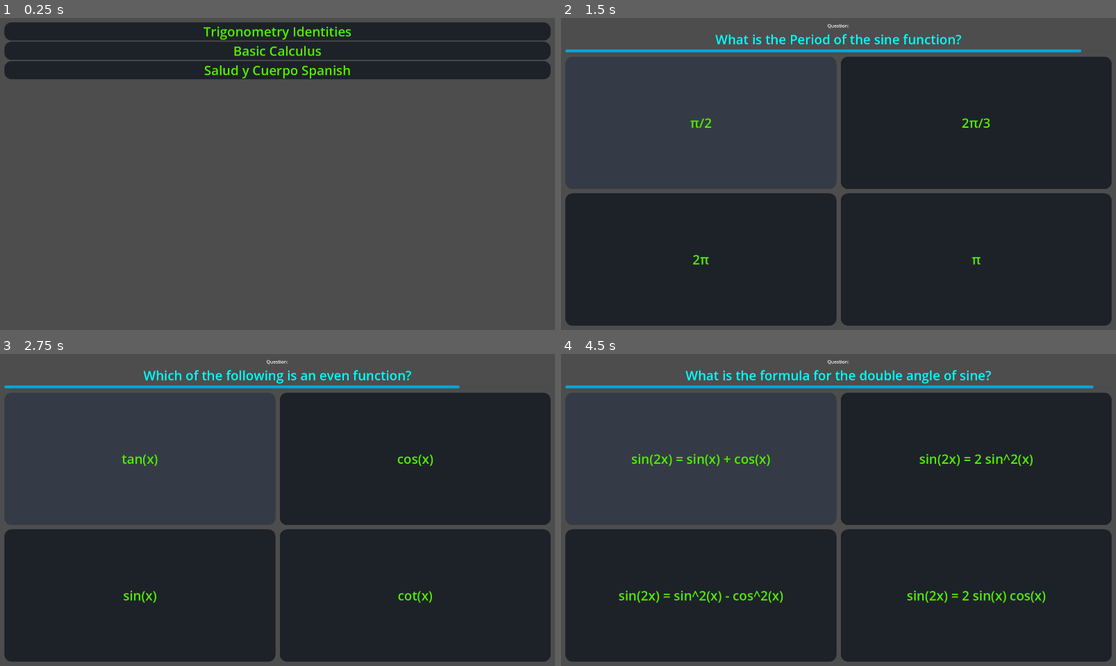
Above: before the commit, frames 1-4 (two rows, left to right).
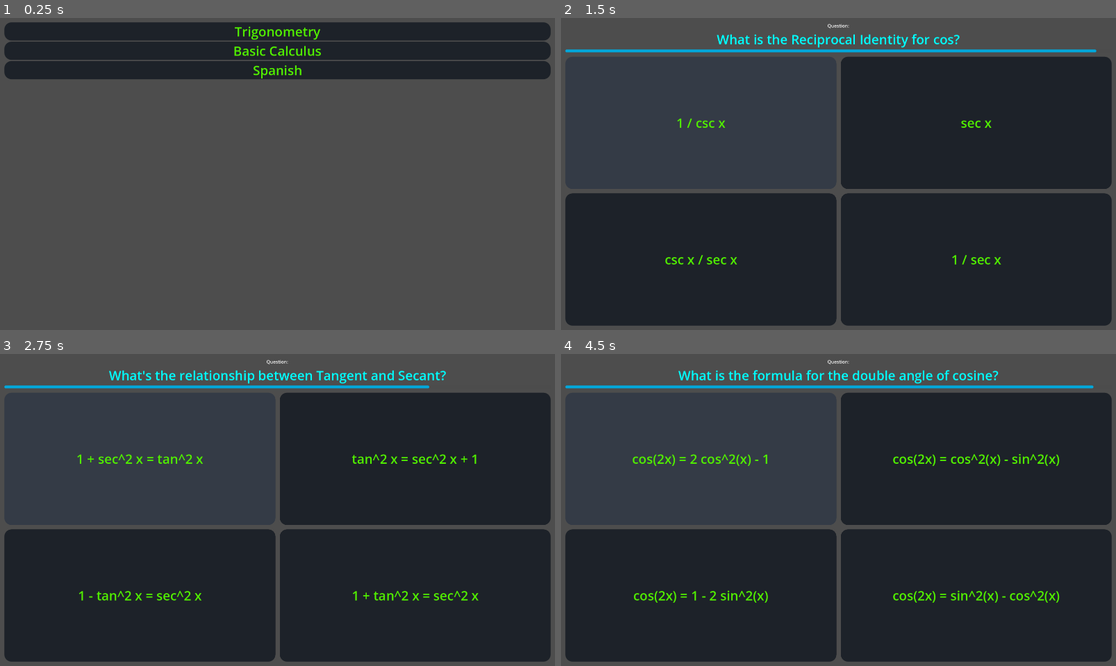
Above: after the commit, the same moments.

Repository: fieryknight2/Memory
Game: Godot game, scene res://game_select.tscn
The game is run twice, just before and just after one commit, with the same random seed, the same clock (stepped at 60 frames per second) and the same inputs.
Inputs (mouse positions are in pixels of both pictures, inside the frame that each line leads up to):
- Up to frame 1 (0.25 s): no input
- Up to frame 2 (1.5 s): click (838, 30) at 0.5 s, where only the run before the commit has a clickable "Trigonometry Identities"; click "tan(x + y) = tan(x) - tan(y)" (after the commit: "A^2 + B = C^2") at 1.25 s
- Up to frame 3 (2.75 s): click "π/2" (after the commit: "1 / csc x") at 2 s
- Up to frame 4 (4.5 s): click "tan(x)" (after the commit: "1 + sec^2 x = tan^2 x") at 2.75 s; click "cot(x - y) = (cot(x) cot(y) +…" (after the commit: "cos x = cos -x") at 3.5 s; click "cos x = cos -x" (after the commit: "sin(2x) = sin(x) + cos(x)") at 4.25 s

The runs differ from the first frame. In frame 1, 0.9% of the frame differs, in the area x 36-64%, y 2-20%; in frame 2, 1.3%; in frame 3, 2.3%; in frame 4, 2.9%, in the area x 10-90%, y 5-80%.

Commit message:
Revert "improved accessibility, and changed how quizzes are loaded"
This reverts commit 8be50ad706a6a279cc3a29cfdf1398c97520b8db.

Diff:
--- a/eval.gd
+++ b/eval.gd
@@ -61,11 +61,10 @@
 
 
 func update_answers_size():
-	var max_size = get_viewport_rect().size.x * 0.7
-	%OptionA.find_child("Answers").custom_minimum_size = Vector2(clamp((%OptionA.find_child("Answers").max_value / Global.questions.size()) * max_size, 0, max_size), 30)
-	%OptionB.find_child("Answers").custom_minimum_size = Vector2(clamp((%OptionB.find_child("Answers").max_value / Global.questions.size()) * max_size, 0, max_size), 30)
-	%OptionC.find_child("Answers").custom_minimum_size = Vector2(clamp((%OptionC.find_child("Answers").max_value / Global.questions.size()) * max_size, 0, max_size), 30)
-	%OptionD.find_child("Answers").custom_minimum_size = Vector2(clamp((%OptionD.find_child("Answers").max_value / Global.questions.size()) * max_size, 0, max_size), 30)
+	%OptionA.find_child("Answers").custom_minimum_size = Vector2(clamp((%OptionA.find_child("Answers").max_value / Global.questions.size()) * 200, 0, 200), 30)
+	%OptionB.find_child("Answers").custom_minimum_size = Vector2(clamp((%OptionB.find_child("Answers").max_value / Global.questions.size()) * 200, 0, 200), 30)
+	%OptionC.find_child("Answers").custom_minimum_size = Vector2(clamp((%OptionC.find_child("Answers").max_value / Global.questions.size()) * 200, 0, 200), 30)
+	%OptionD.find_child("Answers").custom_minimum_size = Vector2(clamp((%OptionD.find_child("Answers").max_value / Global.questions.size()) * 200, 0, 200), 30)
 
 func _on_distribution_resized() -> void:
 	update_answers_size()
--- a/eval.tscn
+++ b/eval.tscn
@@ -21,6 +21,18 @@
 bg_color = Color(0, 1, 0, 1)
 corner_radius_top_right = 10
 corner_radius_bottom_right = 10
+
+[sub_resource type="Gradient" id="Gradient_2wppw"]
+offsets = PackedFloat32Array(0, 0.0640569, 1)
+colors = PackedColorArray(0.298039, 0.298039, 0.298039, 1, 0.376471, 0.376471, 0.376471, 0, 1, 1, 1, 0)
+
+[sub_resource type="GradientTexture2D" id="GradientTexture2D_vb37x"]
+gradient = SubResource("Gradient_2wppw")
+width = 128
+height = 128
+fill_from = Vector2(0.555556, 1)
+fill_to = Vector2(0.564103, 0)
+repeat = 2
 
 [node name="Eval" type="Control"]
 layout_mode = 3
@@ -170,18 +182,28 @@
 theme_override_colors/font_color = Color(0, 1, 1, 1)
 text = "D - 0%"
 
-[node name="Questions" type="ScrollContainer" parent="MarginContainer/Everything"]
+[node name="Fade" type="TextureRect" parent="MarginContainer/Everything"]
+layout_mode = 2
+size_flags_vertical = 3
+texture = SubResource("GradientTexture2D_vb37x")
+
+[node name="Questions" type="ScrollContainer" parent="MarginContainer/Everything/Fade"]
 show_behind_parent = true
-layout_mode = 2
-size_flags_vertical = 3
-
-[node name="MarginContainer" type="MarginContainer" parent="MarginContainer/Everything/Questions"]
+layout_mode = 1
+anchors_preset = 15
+anchor_right = 1.0
+anchor_bottom = 1.0
+grow_horizontal = 2
+grow_vertical = 2
+size_flags_vertical = 3
+
+[node name="MarginContainer" type="MarginContainer" parent="MarginContainer/Everything/Fade/Questions"]
 layout_mode = 2
 size_flags_horizontal = 3
 size_flags_vertical = 3
 theme_override_constants/margin_right = 5
 
-[node name="Questions" type="VBoxContainer" parent="MarginContainer/Everything/Questions/MarginContainer"]
+[node name="Questions" type="VBoxContainer" parent="MarginContainer/Everything/Fade/Questions/MarginContainer"]
 unique_name_in_owner = true
 layout_mode = 2
 size_flags_horizontal = 3
--- a/game_select.gd
+++ b/game_select.gd
@@ -1,34 +1,15 @@
 extends Control
-
-@export var quiz_button: PackedScene
 
 var trig_questions = {}
 var basic_calculus = {}
 var spanish = {}
 
 func _ready():
-	get_window().min_size.x = 900
-	get_window().min_size.y = 400
-	var dir = DirAccess.open("res://quizzes")
-	if dir:
-		dir.list_dir_begin()
-		var file_name = dir.get_next()
-		while file_name != "":
-			if file_name.ends_with("json"):
-				print("Found quiz: " + file_name)
-				var button = quiz_button.instantiate()
-				var data = scramble_data(load_data("res://quizzes/" + file_name))
-				button.text = file_name.trim_suffix(".json")
-				button.connect("pressed", func(): button_clicked(data))
-				%Quizzes.add_child(button)
-			file_name = dir.get_next()
-	else:
-		print("An error occurred when trying to access the path.")
+	trig_questions = scramble_data(load_data("res://quizzes/trigonometry.json"))
+	basic_calculus = scramble_data(load_data("res://quizzes/basic_calculus.json"))
+	spanish = scramble_data(load_data("res://quizzes/spanish.json"))
 
 
-func button_clicked(data):
-	Global.questions = data
-	get_tree().change_scene_to_file("res://main.tscn")
 
 func scramble_data(data):
 	var random = RandomNumberGenerator.new()
@@ -49,7 +30,6 @@
 			data[q]["answer"] = 2
 		elif ans == data[q][3]:
 			data[q]["answer"] = 3
-	data.shuffle()
 	return data
 
 
@@ -61,3 +41,18 @@
 		info[i][2] = info[i]["2"]
 		info[i][3] = info[i]["3"]
 	return info
+
+
+func _on_trigonometry_pressed() -> void:
+	Global.questions = trig_questions
+	get_tree().change_scene_to_file("res://main.tscn")
+
+
+func _on_spanish_pressed() -> void:
+	Global.questions = spanish
+	get_tree().change_scene_to_file("res://main.tscn")
+
+
+func _on_basic_calculus_pressed() -> void:
+	Global.questions = basic_calculus
+	get_tree().change_scene_to_file("res://main.tscn")
--- a/game_select.tscn
+++ b/game_select.tscn
@@ -1,7 +1,32 @@
-[gd_scene load_steps=3 format=3 uid="uid://dod3idjhop4e7"]
+[gd_scene load_steps=7 format=3 uid="uid://dod3idjhop4e7"]
 
 [ext_resource type="Script" path="res://game_select.gd" id="1_dkdl6"]
-[ext_resource type="PackedScene" uid="uid://btcceqdi6prdq" path="res://quiz_button.tscn" id="2_4bogo"]
+
+[sub_resource type="SystemFont" id="SystemFont_xwulf"]
+font_weight = 700
+
+[sub_resource type="StyleBoxEmpty" id="StyleBoxEmpty_0yt5t"]
+
+[sub_resource type="StyleBoxFlat" id="StyleBoxFlat_d0og1"]
+bg_color = Color(0.203606, 0.233077, 0.274338, 1)
+corner_radius_top_left = 25
+corner_radius_top_right = 25
+corner_radius_bottom_right = 25
+corner_radius_bottom_left = 25
+
+[sub_resource type="StyleBoxFlat" id="StyleBoxFlat_iglqd"]
+bg_color = Color(0.0231475, 0.0302092, 0.0419434, 1)
+corner_radius_top_left = 25
+corner_radius_top_right = 25
+corner_radius_bottom_right = 25
+corner_radius_bottom_left = 25
+
+[sub_resource type="StyleBoxFlat" id="StyleBoxFlat_noiky"]
+bg_color = Color(0.113725, 0.133333, 0.160784, 1)
+corner_radius_top_left = 25
+corner_radius_top_right = 25
+corner_radius_bottom_right = 25
+corner_radius_bottom_left = 25
 
 [node name="GameSelect" type="Control"]
 layout_mode = 3
@@ -11,7 +36,6 @@
 grow_horizontal = 2
 grow_vertical = 2
 script = ExtResource("1_dkdl6")
-quiz_button = ExtResource("2_4bogo")
 
 [node name="ScrollContainer" type="ScrollContainer" parent="."]
 layout_mode = 1
@@ -31,5 +55,80 @@
 theme_override_constants/margin_bottom = 15
 
 [node name="Quizzes" type="VBoxContainer" parent="ScrollContainer/MarginContainer"]
-unique_name_in_owner = true
 layout_mode = 2
+
+[node name="Trigonometry" type="Button" parent="ScrollContainer/MarginContainer/Quizzes"]
+layout_mode = 2
+size_flags_horizontal = 3
+theme_override_colors/font_disabled_color = Color(0.317647, 0.937255, 0, 1)
+theme_override_colors/font_hover_pressed_color = Color(0.317647, 0.937255, 0, 1)
+theme_override_colors/font_hover_color = Color(0.317647, 0.937255, 0, 1)
+theme_override_colors/font_pressed_color = Color(0.317647, 0.937255, 0, 1)
+theme_override_colors/font_focus_color = Color(0.317647, 0.937255, 0, 1)
+theme_override_colors/font_color = Color(0.318139, 0.937505, 0, 1)
+theme_override_colors/font_outline_color = Color(0.317647, 0.937255, 0, 1)
+theme_override_colors/icon_normal_color = Color(0.317647, 0.937255, 0, 1)
+theme_override_colors/icon_focus_color = Color(0.317647, 0.937255, 0, 1)
+theme_override_colors/icon_pressed_color = Color(0.317647, 0.937255, 0, 1)
+theme_override_colors/icon_hover_color = Color(0.317647, 0.937255, 0, 1)
+theme_override_colors/icon_hover_pressed_color = Color(0.317647, 0.937255, 0, 1)
+theme_override_colors/icon_disabled_color = Color(0.317647, 0.937255, 0, 1)
+theme_override_fonts/font = SubResource("SystemFont_xwulf")
+theme_override_font_sizes/font_size = 45
+theme_override_styles/focus = SubResource("StyleBoxEmpty_0yt5t")
+theme_override_styles/hover = SubResource("StyleBoxFlat_d0og1")
+theme_override_styles/pressed = SubResource("StyleBoxFlat_iglqd")
+theme_override_styles/normal = SubResource("StyleBoxFlat_noiky")
+text = "Trigonometry"
+
+[node name="Basic Calculus" type="Button" parent="ScrollContainer/MarginContainer/Quizzes"]
+layout_mode = 2
+size_flags_horizontal = 3
+theme_override_colors/font_disabled_color = Color(0.317647, 0.937255, 0, 1)
+theme_override_colors/font_hover_pressed_color = Color(0.317647, 0.937255, 0, 1)
+theme_override_colors/font_hover_color = Color(0.317647, 0.937255, 0, 1)
+theme_override_colors/font_pressed_color = Color(0.317647, 0.937255, 0, 1)
+theme_override_colors/font_focus_color = Color(0.317647, 0.937255, 0, 1)
+theme_override_colors/font_color = Color(0.318139, 0.937505, 0, 1)
+theme_override_colors/font_outline_color = Color(0.317647, 0.937255, 0, 1)
+theme_override_colors/icon_normal_color = Color(0.317647, 0.937255, 0, 1)
+theme_override_colors/icon_focus_color = Color(0.317647, 0.937255, 0, 1)
+theme_override_colors/icon_pressed_color = Color(0.317647, 0.937255, 0, 1)
+theme_override_colors/icon_hover_color = Color(0.317647, 0.937255, 0, 1)
+theme_override_colors/icon_hover_pressed_color = Color(0.317647, 0.937255, 0, 1)
+theme_override_colors/icon_disabled_color = Color(0.317647, 0.937255, 0, 1)
+theme_override_fonts/font = SubResource("SystemFont_xwulf")
+theme_override_font_sizes/font_size = 45
+theme_override_styles/focus = SubResource("StyleBoxEmpty_0yt5t")
+theme_override_styles/hover = SubResource("StyleBoxFlat_d0og1")
+theme_override_styles/pressed = SubResource("StyleBoxFlat_iglqd")
+theme_override_styles/normal = SubResource("StyleBoxFlat_noiky")
+text = "Basic Calculus"
+
+[node name="Spanish" type="Button" parent="ScrollContainer/MarginContainer/Quizzes"]
+layout_mode = 2
+size_flags_horizontal = 3
+theme_override_colors/font_disabled_color = Color(0.317647, 0.937255, 0, 1)
+theme_override_colors/font_hover_pressed_color = Color(0.317647, 0.937255, 0, 1)
+theme_override_colors/font_hover_color = Color(0.317647, 0.937255, 0, 1)
+theme_override_colors/font_pressed_color = Color(0.317647, 0.937255, 0, 1)
+theme_override_colors/font_focus_color = Color(0.317647, 0.937255, 0, 1)
+theme_override_colors/font_color = Color(0.318139, 0.937505, 0, 1)
+theme_override_colors/font_outline_color = Color(0.317647, 0.937255, 0, 1)
+theme_override_colors/icon_normal_color = Color(0.317647, 0.937255, 0, 1)
+theme_override_colors/icon_focus_color = Color(0.317647, 0.937255, 0, 1)
+theme_override_colors/icon_pressed_color = Color(0.317647, 0.937255, 0, 1)
+theme_override_colors/icon_hover_color = Color(0.317647, 0.937255, 0, 1)
+theme_override_colors/icon_hover_pressed_color = Color(0.317647, 0.937255, 0, 1)
+theme_override_colors/icon_disabled_color = Color(0.317647, 0.937255, 0, 1)
+theme_override_fonts/font = SubResource("SystemFont_xwulf")
+theme_override_font_sizes/font_size = 45
+theme_override_styles/focus = SubResource("StyleBoxEmpty_0yt5t")
+theme_override_styles/hover = SubResource("StyleBoxFlat_d0og1")
+theme_override_styles/pressed = SubResource("StyleBoxFlat_iglqd")
+theme_override_styles/normal = SubResource("StyleBoxFlat_noiky")
+text = "Spanish"
+
+[connection signal="pressed" from="ScrollContainer/MarginContainer/Quizzes/Trigonometry" to="." method="_on_trigonometry_pressed"]
+[connection signal="pressed" from="ScrollContainer/MarginContainer/Quizzes/Basic Calculus" to="." method="_on_basic_calculus_pressed"]
+[connection signal="pressed" from="ScrollContainer/MarginContainer/Quizzes/Spanish" to="." method="_on_spanish_pressed"]
--- a/project.godot
+++ b/project.godot
@@ -26,7 +26,7 @@
 
 [editor_plugins]
 
-enabled=PackedStringArray()
+enabled=PackedStringArray("res://addons/radial_progress/plugin.cfg")
 
 [rendering]
 
--- a/quiz_button.tscn
+++ /dev/null
@@ -1,52 +0,0 @@
-[gd_scene load_steps=6 format=3 uid="uid://btcceqdi6prdq"]
-
-[sub_resource type="SystemFont" id="SystemFont_xwulf"]
-font_weight = 700
-subpixel_positioning = 0
-
-[sub_resource type="StyleBoxEmpty" id="StyleBoxEmpty_0yt5t"]
-
-[sub_resource type="StyleBoxFlat" id="StyleBoxFlat_d0og1"]
-bg_color = Color(0.203606, 0.233077, 0.274338, 1)
-corner_radius_top_left = 25
-corner_radius_top_right = 25
-corner_radius_bottom_right = 25
-corner_radius_bottom_left = 25
-
-[sub_resource type="StyleBoxFlat" id="StyleBoxFlat_iglqd"]
-bg_color = Color(0.0231475, 0.0302092, 0.0419434, 1)
-corner_radius_top_left = 25
-corner_radius_top_right = 25
-corner_radius_bottom_right = 25
-corner_radius_bottom_left = 25
-
-[sub_resource type="StyleBoxFlat" id="StyleBoxFlat_noiky"]
-bg_color = Color(0.113725, 0.133333, 0.160784, 1)
-corner_radius_top_left = 25
-corner_radius_top_right = 25
-corner_radius_bottom_right = 25
-corner_radius_bottom_left = 25
-
-[node name="button" type="Button"]
-size_flags_horizontal = 3
-theme_override_colors/font_disabled_color = Color(0.317647, 0.937255, 0, 1)
-theme_override_colors/font_hover_pressed_color = Color(0.317647, 0.937255, 0, 1)
-theme_override_colors/font_hover_color = Color(0.317647, 0.937255, 0, 1)
-theme_override_colors/font_pressed_color = Color(0.317647, 0.937255, 0, 1)
-theme_override_colors/font_focus_color = Color(0.317647, 0.937255, 0, 1)
-theme_override_colors/font_color = Color(0.318139, 0.937505, 0, 1)
-theme_override_colors/font_outline_color = Color(0.317647, 0.937255, 0, 1)
-theme_override_colors/icon_normal_color = Color(0.317647, 0.937255, 0, 1)
-theme_override_colors/icon_focus_color = Color(0.317647, 0.937255, 0, 1)
-theme_override_colors/icon_pressed_color = Color(0.317647, 0.937255, 0, 1)
-theme_override_colors/icon_hover_color = Color(0.317647, 0.937255, 0, 1)
-theme_override_colors/icon_hover_pressed_color = Color(0.317647, 0.937255, 0, 1)
-theme_override_colors/icon_disabled_color = Color(0.317647, 0.937255, 0, 1)
-theme_override_fonts/font = SubResource("SystemFont_xwulf")
-theme_override_font_sizes/font_size = 45
-theme_override_styles/focus = SubResource("StyleBoxEmpty_0yt5t")
-theme_override_styles/hover = SubResource("StyleBoxFlat_d0og1")
-theme_override_styles/pressed = SubResource("StyleBoxFlat_iglqd")
-theme_override_styles/normal = SubResource("StyleBoxFlat_noiky")
-text = "My Text
-"
--- a/quizzes/Salud y Cuerpo Spanish.json
+++ /dev/null
@@ -1,164 +0,0 @@
-[
-	{
-		"time": 6,
-		"question": "¿Cómo se dice 'the face' en español?",
-		"answer": 0,
-		"0": "La Cara",
-		"1": "La Boca",
-		"2": "La Mano",
-		"3": "El Brazo"
-	},
-	{
-		"time": 6,
-		"question": "¿Qué significa 'los ojos' en inglés?",
-		"answer": 1,
-		"0": "The Nose",
-		"1": "The Eyes",
-		"2": "The Ears",
-		"3": "The Face"
-	},
-	{
-		"time": 6,
-		"question": "¿Cómo se dice 'the ears' en español?",
-		"answer": 2,
-		"0": "La Boca",
-		"1": "La Cara",
-		"2": "Las Orejas",
-		"3": "La Nariz"
-	},
-	{
-		"time": 6,
-		"question": "¿Qué significa 'la nariz' en inglés?",
-		"answer": 3,
-		"0": "The Mouth",
-		"1": "The Face",
-		"2": "The Head",
-		"3": "The Nose"
-	},
-	{
-		"time": 6,
-		"question": "¿Cómo se dice 'the mouth' en español?",
-		"answer": 3,
-		"0": "La Mano",
-		"1": "El Hombro",
-		"2": "La Cabeza",
-		"3": "La Boca"
-	},
-	{
-		"time": 6,
-		"question": "¿Qué significa 'la cabeza' en inglés?",
-		"answer": 0,
-		"0": "The Head",
-		"1": "The Arm",
-		"2": "The Neck",
-		"3": "The Back"
-	},
-	{
-		"time": 6,
-		"question": "¿Cómo se dice 'the neck' en español?",
-		"answer": 1,
-		"0": "El Brazo",
-		"1": "El Cuello",
-		"2": "La Espalda",
-		"3": "La Cadera"
-	},
-	{
-		"time": 6,
-		"question": "¿Qué significa 'la espalda' en inglés?",
-		"answer": 2,
-		"0": "The Foot",
-		"1": "The Shoulder",
-		"2": "The Back",
-		"3": "The Wrist"
-	},
-	{
-		"time": 6,
-		"question": "¿Cómo se dice 'the arm' en español?",
-		"answer": 3,
-		"0": "El Pie",
-		"1": "La Mano",
-		"2": "La Pierna",
-		"3": "El Brazo"
-	},
-	{
-		"time": 6,
-		"question": "¿Qué significa 'la mano' en inglés?",
-		"answer": 1,
-		"0": "The Foot",
-		"1": "The Hand",
-		"2": "The Wrist",
-		"3": "The Knee"
-	},
-	{
-		"time": 6,
-		"question": "¿Cómo se dice 'the wrist' en español?",
-		"answer": 2,
-		"0": "La Pierna",
-		"1": "El Hombro",
-		"2": "La Muñeca",
-		"3": "El Brazo"
-	},
-	{
-		"time": 6,
-		"question": "¿Qué significa 'el hombro' en inglés?",
-		"answer": 3,
-		"0": "The Ankle",
-		"1": "The Knee",
-		"2": "The Hip",
-		"3": "The Shoulder"
-	},
-	{
-		"time": 6,
-		"question": "¿Cómo se dice 'the hip' en español?",
-		"answer": 1,
-		"0": "La Rodilla",
-		"1": "La Cadera",
-		"2": "El Tobillo",
-		"3": "El Pie"
-	},
-	{
-		"time": 6,
-		"question": "¿Qué significa 'la pierna' en inglés?",
-		"answer": 1,
-		"0": "The Hand",
-		"1": "The Leg",
-		"2": "The Arm",
-		"3": "The Head"
-	},
-	{
-		"time": 6,
-		"question": "¿Cómo se dice 'the knee' en español?",
-		"answer": 0,
-		"0": "La Rodilla",
-		"1": "El Tobillo",
-		"2": "La Cadera",
-		"3": "La Mano"
-	},
-	{
-		"time": 6,
-		"question": "¿Qué significa 'el tobillo' en inglés?",
-		"answer": 2,
-		"0": "The Wrist",
-		"1": "The Foot",
-		"2": "The Ankle",
-		"3": "The Leg"
-	},
-	{
-		"time": 6,
-		"question": "¿Cómo se dice 'the foot' en español?",
-		"answer": 1,
-		"0": "La Mano",
-		"1": "El Pie",
-		"2": "El Tobillo",
-		"3": "La Cadera"
-	},
-	{
-		"time": 6,
-		"question": "¿Qué significa 'los dedos' en inglés?",
-		"answer": 0,
-		"0": "The Fingers/Toes",
-		"1": "The Arms",
-		"2": "The Legs",
-		"3": "The Shoulders"
-	}
-]
--- /dev/null
+++ b/quizzes/spanish.json
@@ -0,0 +1,182 @@
+[
+	{
+		"time": 5,
+		"question": "¿Cómo se dice 'hello' en español?",
+		"answer": 0,
+		"0": "hola",
+		"1": "adiós",
+		"2": "por favor",
+		"3": "gracias"
+	},
+	{
+		"time": 5,
+		"question": "¿Cuál es la forma correcta del verbo 'tener' para 'yo' en presente?",
+		"answer": 1,
+		"0": "tengo",
+		"1": "tienes",
+		"2": "tiene",
+		"3": "tenemos"
+	},
+	{
+		"time": 5,
+		"question": "¿Cómo se dice 'thank you' en español?",
+		"answer": 3,
+		"0": "perdón",
+		"1": "hola",
+		"2": "adiós",
+		"3": "gracias"
+	},
+	{
+		"time": 5,
+		"question": "¿Qué significa 'libro' en inglés?",
+		"answer": 1,
+		"0": "pen",
+		"1": "book",
+		"2": "table",
+		"3": "chair"
+	},
+	{
+		"time": 5,
+		"question": "¿Cómo se dice 'goodbye' en español?",
+		"answer": 1,
+		"0": "hola",
+		"1": "adiós",
+		"2": "buenas noches",
+		"3": "por favor"
+	},
+	{
+		"time": 5,
+		"question": "¿Cuál es el pronombre para 'he' en español?",
+		"answer": 0,
+		"0": "él",
+		"1": "ella",
+		"2": "nosotros",
+		"3": "vosotros"
+	},
+	{
+		"time": 5,
+		"question": "¿Cómo se dice 'please' en español?",
+		"answer": 2,
+		"0": "gracias",
+		"1": "perdón",
+		"2": "por favor",
+		"3": "hola"
+	},
+	{
+		"time": 5,
+		"question": "¿Cuál es la forma correcta del verbo 'ser' para 'ellos' en presente?",
+		"answer": 3,
+		"0": "soy",
+		"1": "eres",
+		"2": "es",
+		"3": "son"
+	},
+	{
+		"time": 5,
+		"question": "¿Cómo se dice 'I love you' en español?",
+		"answer": 0,
+		"0": "te amo",
+		"1": "te quiero",
+		"2": "me gusta",
+		"3": "te odio"
+	},
+	{
+		"time": 5,
+		"question": "¿Qué significa 'ventana' en inglés?",
+		"answer": 2,
+		"0": "door",
+		"1": "roof",
+		"2": "window",
+		"3": "floor"
+	},
+	{
+		"time": 5,
+		"question": "¿Cuál es el artículo definido para 'feminine singular' en español?",
+		"answer": 1,
+		"0": "el",
+		"1": "la",
+		"2": "los",
+		"3": "las"
+	},
+	{
+		"time": 5,
+		"question": "¿Cómo se dice 'happy' en español?",
+		"answer": 0,
+		"0": "feliz",
+		"1": "triste",
+		"2": "enojado",
+		"3": "nervioso"
+	},
+	{
+		"time": 5,
+		"question": "¿Qué significa 'comida' en inglés?",
+		"answer": 3,
+		"0": "drink",
+		"1": "plate",
+		"2": "fork",
+		"3": "food"
+	},
+	{
+		"time": 5,
+		"question": "¿Cuál es la forma correcta del verbo 'haber' para 'nosotros' en presente?",
+		"answer": 2,
+		"0": "he",
+		"1": "has",
+		"2": "hemos",
+		"3": "han"
+	},
+	{
+		"time": 5,
+		"question": "¿Cómo se dice 'school' en español?",
+		"answer": 0,
+		"0": "escuela",
+		"1": "biblioteca",
+		"2": "hospital",
+		"3": "tienda"
+	},
+	{
+		"time": 5,
+		"question": "¿Cuál es el pronombre para 'they' en español?",
+		"answer": 3,
+		"0": "yo",
+		"1": "tú",
+		"2": "él",
+		"3": "ellos"
+	},
+	{
+		"time": 5,
+		"question": "¿Qué significa 'zapato' en inglés?",
+		"answer": 2,
+		"0": "shirt",
+		"1": "hat",
+		"2": "shoe",
+		"3": "belt"
+	},
+	{
+		"time": 5,
+		"question": "¿Cómo se dice 'water' en español?",
+		"answer": 1,
+		"0": "vino",
+		"1": "agua",
+		"2": "jugo",
+		"3": "leche"
+	},
+	{
+		"time": 5,
+		"question": "¿Cuál es la forma correcta del verbo 'hacer' para 'ella' en presente?",
+		"answer": 0,
+		"0": "hace",
+		"1": "hago",
+		"2": "haces",
+		"3": "hacemos"
+	},
+	{
+		"time": 5,
+		"question": "¿Cómo se dice 'house' en español?",
+		"answer": 2,
+		"0": "piso",
+		"1": "oficina",
+		"2": "casa",
+		"3": "parque"
+	}
+]
Not shown: 1 places in eval.tscn that only renumber resources
Renamed: quizzes/Basic Calculus.json -> quizzes/basic_calculus.json
Renamed: quizzes/Trigonometry Identities.json -> quizzes/trigonometry.json
Not shown, changed: export/Memory.exe
Not shown, changed: export/Memory.x86_64
